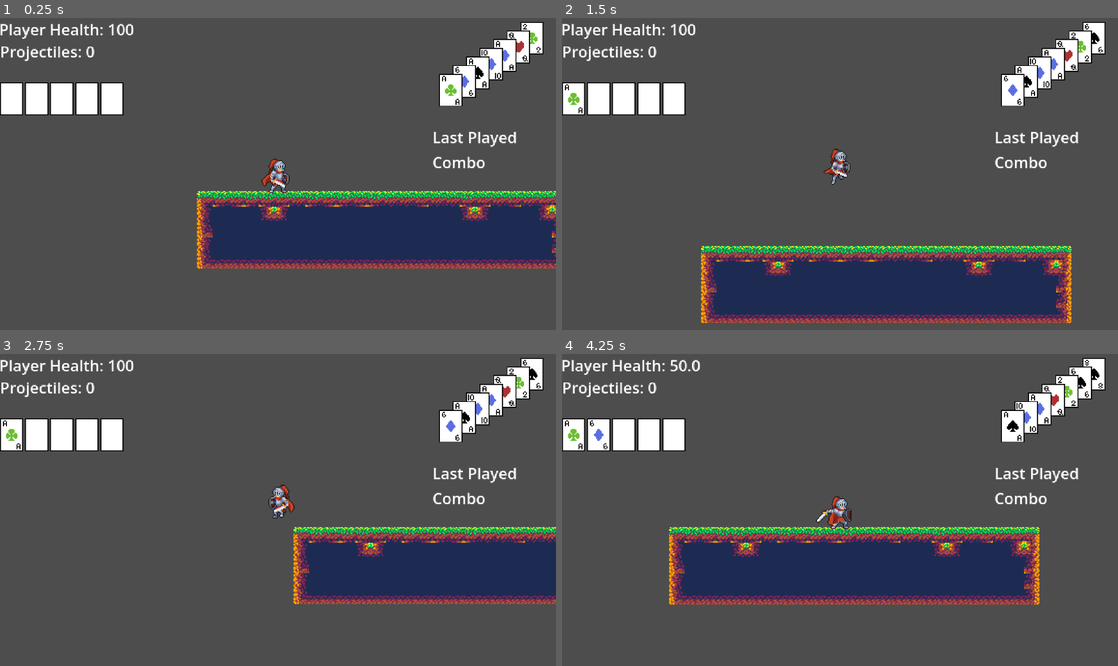
Above: before the commit, frames 1-4 (two rows, left to right).
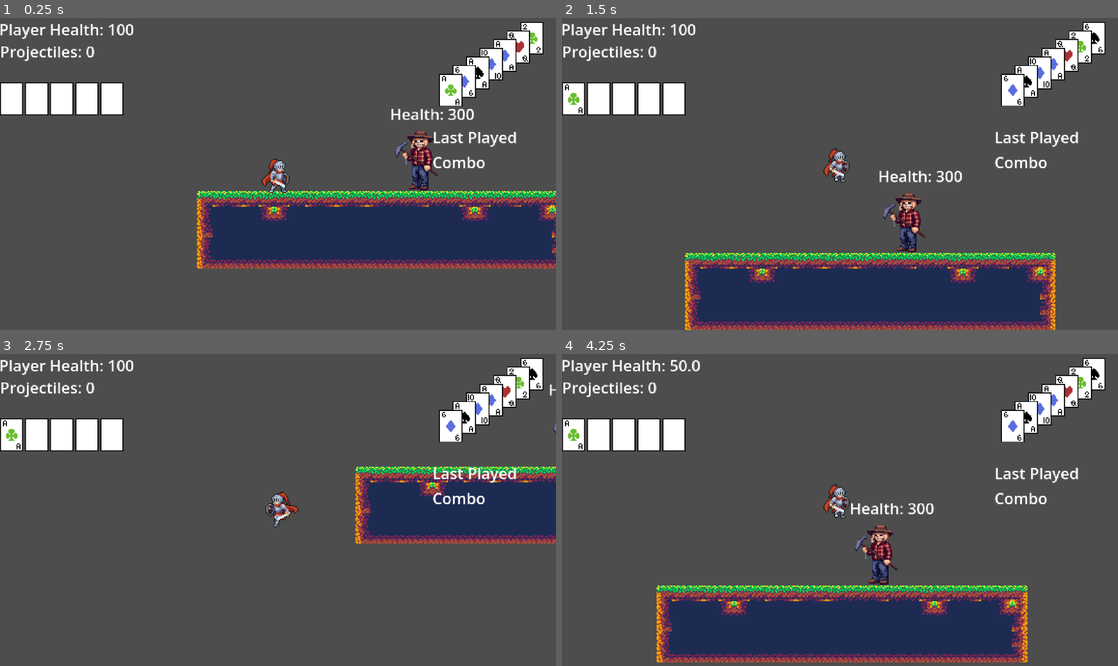
Above: after the commit, the same moments.

Repository: kli007/Bluff-All-In
Game: Godot game, scene res://main.tscn
The game is run twice, just before and just after one commit, with the same random seed, the same clock (stepped at 60 frames per second) and the same inputs.
Inputs:
- Up to frame 1 (0.25 s): no input
- Up to frame 2 (1.5 s): tap Enter (Showdown) at 0.5 s; hold D (Move_Right) from 0.53 s (still down); tap , (Attack) at 0.6 s; tap Space (Move_Jump) at 0.77 s; tap Shift (Burn) at 1.35 s
- Up to frame 3 (2.75 s): tap Space (Move_Jump) at 1.52 s; release D (Move_Right) at 2.03 s; hold A (Move_Left) from 2.03 s (still down); tap Caps Lock (Dash) at 2.1 s
- Up to frame 4 (4.25 s): release A (Move_Left) at 2.78 s; hold D (Move_Right) from 2.78 s (still down); tap . (Trick) at 2.85 s; tap Space (Move_Jump) at 3.02, 3.77 s; tap , (Attack) at 3.6 s

The runs differ from the first frame. In frame 1, 1.0% of the frame differs, in the area x 70-86%, y 28-56%; in frame 2, 11%; in frame 3, 18%; in frame 4, 30%, in the area x 5-98%, y 2-99%.

Commit message:
finished basic enemy and damages
finished the template enemy with health, added hurtbox for player and in attack animation. changed projectile to area 2d and reworked it's code to match.

Diff:
--- a/Enemy/enemyTemplate.tscn
+++ b/Enemy/enemyTemplate.tscn
@@ -1,6 +1,35 @@
 [gd_scene format=3 uid="uid://d12prubm8tkvv"]
 
 [ext_resource type="Script" uid="uid://d2l3fyyy71f83" path="res://Enemy/enemy_template.gd" id="1_yweyh"]
+[ext_resource type="Script" uid="uid://gxdj8l1ahlhk" path="res://Player/health.gd" id="2_xdilo"]
+[ext_resource type="Texture2D" uid="uid://c21ql7rvqyj60" path="res://Assets/Sprite/Enemy/scary-scarecrow-with-hoe-bba6.png" id="3_4edni"]
+
+[sub_resource type="RectangleShape2D" id="RectangleShape2D_5sqx0"]
+size = Vector2(58, 69)
 
 [node name="EnemyTemplate" type="CharacterBody2D" unique_id=688067766]
 script = ExtResource("1_yweyh")
+
+[node name="HealthManager" type="Node" parent="." unique_id=1670032901]
+script = ExtResource("2_xdilo")
+
+[node name="Sprite2D" type="Sprite2D" parent="." unique_id=233537534]
+texture = ExtResource("3_4edni")
+
+[node name="CollisionShape2D" type="CollisionShape2D" parent="." unique_id=6955810]
+position = Vector2(-1, -2)
+shape = SubResource("RectangleShape2D_5sqx0")
+
+[node name="HealthControl" type="Control" parent="." unique_id=1438825831]
+layout_mode = 3
+anchors_preset = 0
+offset_right = 40.0
+offset_bottom = 40.0
+
+[node name="HealthLabel" type="Label" parent="HealthControl" unique_id=255970598]
+layout_mode = 0
+offset_left = -30.0
+offset_top = -60.0
+offset_right = 29.0
+offset_bottom = -37.0
+horizontal_alignment = 1
--- a/Enemy/enemy_template.gd
+++ b/Enemy/enemy_template.gd
@@ -1,4 +1,16 @@
 extends CharacterBody2D
-
 const SPEED = 300.0
 const JUMP_VELOCITY = -400.0
+const MAX_HEALTH = 300
+
+@onready var hLabel = $HealthControl/HealthLabel
+@onready var health = $HealthManager
+
+func _ready() -> void:
+	health.health_changed.connect(_on_enemy_health_changed)
+	health.setMaxHealth(MAX_HEALTH)
+	hLabel.text = str("Health: ", MAX_HEALTH)
+
+
+func _on_enemy_health_changed() -> void:
+	hLabel.text = str("Health: ", health.health)
--- a/Player/Player.tscn
+++ b/Player/Player.tscn
@@ -9,13 +9,17 @@
 [sub_resource type="RectangleShape2D" id="RectangleShape2D_ptm0p"]
 size = Vector2(20, 29)
 
+[sub_resource type="RectangleShape2D" id="RectangleShape2D_5sqx0"]
+size = Vector2(20, 22.666668)
+
 [sub_resource type="Animation" id="Animation_dtqjt"]
 resource_name = "Attack_1"
-length = 0.625
-tracks/0/type = "value"
-tracks/0/imported = false
-tracks/0/enabled = true
-tracks/0/path = NodePath("Sprite2D:frame")
+length = 0.55
+step = 0.0
+tracks/0/type = "value"
+tracks/0/imported = false
+tracks/0/enabled = true
+tracks/0/path = NodePath("PlayerSprite:frame")
 tracks/0/interp = 1
 tracks/0/loop_wrap = true
 tracks/0/keys = {
@@ -23,6 +27,42 @@
 "transitions": PackedFloat32Array(1, 1, 1, 1, 1),
 "update": 1,
 "values": [12, 13, 14, 15, 16]
+}
+tracks/1/type = "value"
+tracks/1/imported = false
+tracks/1/enabled = true
+tracks/1/path = NodePath("Hurtbox/DamageCollision:disabled")
+tracks/1/interp = 1
+tracks/1/loop_wrap = true
+tracks/1/keys = {
+"times": PackedFloat32Array(0, 0.155, 0.5),
+"transitions": PackedFloat32Array(200, 200, 1),
+"update": 1,
+"values": [true, false, true]
+}
+tracks/2/type = "value"
+tracks/2/imported = false
+tracks/2/enabled = true
+tracks/2/path = NodePath("Hurtbox/DamageCollision:position")
+tracks/2/interp = 1
+tracks/2/loop_wrap = true
+tracks/2/keys = {
+"times": PackedFloat32Array(0, 0.15, 0.5),
+"transitions": PackedFloat32Array(200, 200, 1),
+"update": 0,
+"values": [Vector2(0, 0), Vector2(20, 4), Vector2(0, 0)]
+}
+tracks/3/type = "value"
+tracks/3/imported = false
+tracks/3/enabled = true
+tracks/3/path = NodePath("Hurtbox/DamageCollision:scale")
+tracks/3/interp = 1
+tracks/3/loop_wrap = true
+tracks/3/keys = {
+"times": PackedFloat32Array(0, 0.15, 0.5),
+"transitions": PackedFloat32Array(200, 200, 1),
+"update": 0,
+"values": [Vector2(1, 1), Vector2(1, 1.5), Vector2(1, 1)]
 }
 
 [sub_resource type="Animation" id="Animation_tdg3f"]
@@ -31,7 +71,7 @@
 tracks/0/type = "value"
 tracks/0/imported = false
 tracks/0/enabled = true
-tracks/0/path = NodePath("Sprite2D:frame")
+tracks/0/path = NodePath("PlayerSprite:frame")
 tracks/0/interp = 1
 tracks/0/loop_wrap = true
 tracks/0/keys = {
@@ -47,7 +87,7 @@
 tracks/0/type = "value"
 tracks/0/imported = false
 tracks/0/enabled = true
-tracks/0/path = NodePath("Sprite2D:frame")
+tracks/0/path = NodePath("PlayerSprite:frame")
 tracks/0/interp = 1
 tracks/0/loop_wrap = true
 tracks/0/keys = {
@@ -63,7 +103,7 @@
 tracks/0/type = "value"
 tracks/0/imported = false
 tracks/0/enabled = true
-tracks/0/path = NodePath("Sprite2D:frame")
+tracks/0/path = NodePath("PlayerSprite:frame")
 tracks/0/interp = 1
 tracks/0/loop_wrap = true
 tracks/0/keys = {
@@ -79,7 +119,7 @@
 tracks/0/type = "value"
 tracks/0/imported = false
 tracks/0/enabled = true
-tracks/0/path = NodePath("Sprite2D:frame")
+tracks/0/path = NodePath("PlayerSprite:frame")
 tracks/0/interp = 1
 tracks/0/loop_wrap = true
 tracks/0/keys = {
@@ -94,7 +134,7 @@
 tracks/0/type = "value"
 tracks/0/imported = false
 tracks/0/enabled = true
-tracks/0/path = NodePath("Sprite2D:frame")
+tracks/0/path = NodePath("PlayerSprite:frame")
 tracks/0/interp = 1
 tracks/0/loop_wrap = true
 tracks/0/keys = {
@@ -102,6 +142,42 @@
 "transitions": PackedFloat32Array(1),
 "update": 1,
 "values": [0]
+}
+tracks/1/type = "value"
+tracks/1/imported = false
+tracks/1/enabled = true
+tracks/1/path = NodePath("Hurtbox/DamageCollision:disabled")
+tracks/1/interp = 1
+tracks/1/loop_wrap = true
+tracks/1/keys = {
+"times": PackedFloat32Array(0),
+"transitions": PackedFloat32Array(1),
+"update": 1,
+"values": [true]
+}
+tracks/2/type = "value"
+tracks/2/imported = false
+tracks/2/enabled = true
+tracks/2/path = NodePath("Hurtbox/DamageCollision:position")
+tracks/2/interp = 1
+tracks/2/loop_wrap = true
+tracks/2/keys = {
+"times": PackedFloat32Array(0),
+"transitions": PackedFloat32Array(1),
+"update": 0,
+"values": [Vector2(0, 4)]
+}
+tracks/3/type = "value"
+tracks/3/imported = false
+tracks/3/enabled = true
+tracks/3/path = NodePath("Hurtbox/DamageCollision:scale")
+tracks/3/interp = 1
+tracks/3/loop_wrap = true
+tracks/3/keys = {
+"times": PackedFloat32Array(0),
+"transitions": PackedFloat32Array(1),
+"update": 0,
+"values": [Vector2(1, 1)]
 }
 
 [sub_resource type="AnimationLibrary" id="AnimationLibrary_e80uo"]
@@ -126,15 +202,23 @@
 [node name="ProjectileManager" type="Node" parent="." unique_id=1281690732]
 script = ExtResource("4_8g4oa")
 
-[node name="Sprite2D" type="Sprite2D" parent="." unique_id=2086113604]
+[node name="PlayerSprite" type="Sprite2D" parent="." unique_id=2086113604]
 texture = ExtResource("2_kpjcp")
 hframes = 12
 vframes = 10
 
-[node name="CollisionShape2D" type="CollisionShape2D" parent="." unique_id=448630971]
+[node name="PlayerCollision" type="CollisionShape2D" parent="." unique_id=448630971]
 position = Vector2(0, 3.5)
 shape = SubResource("RectangleShape2D_ptm0p")
 
+[node name="Hurtbox" type="Area2D" parent="." unique_id=910777301]
+
+[node name="DamageCollision" type="CollisionShape2D" parent="Hurtbox" unique_id=1685693537]
+position = Vector2(0, 4)
+shape = SubResource("RectangleShape2D_5sqx0")
+disabled = true
+debug_color = Color(0.86955327, 0.28923154, 0.5197506, 0.41960785)
+
 [node name="AnimationPlayer" type="AnimationPlayer" parent="." unique_id=1926398530]
 libraries/ = SubResource("AnimationLibrary_e80uo")
 
@@ -145,5 +229,6 @@
 
 [node name="TrickTimer" type="Timer" parent="." unique_id=1662899448]
 
+[connection signal="body_entered" from="Hurtbox" to="." method="_on_hurtbox_body_entered"]
 [connection signal="animation_finished" from="AnimationPlayer" to="." method="_on_animation_player_animation_finished"]
 [connection signal="timeout" from="DashTimer" to="." method="_on_dash_timer_timeout"]
--- a/Player/health.gd
+++ b/Player/health.gd
@@ -16,3 +16,7 @@
 func setHealth(newHealth: float) -> void:
 	var difference: float = newHealth - health
 	changeHealth(difference)
+
+func setMaxHealth(newMax: float) -> void:
+	maxHealth = newMax
+	health = maxHealth
--- a/Player/player.gd
+++ b/Player/player.gd
@@ -26,6 +26,7 @@
 const MAX_PLAYED_CARDS: int = 5
 const MAX_PEND_CARDS: int = 7
 const HEAL_BURN_MINIMUM: int = 2
+const SWORD_DAMAGE: float = 15.0
 
 var currentTrick: Dictionary = {'rank': '3', 'suit': ''}
 
@@ -67,9 +68,9 @@
 
 func flip_sprite() -> void:
 	if direction < 0:
-		$Sprite2D.flip_h = true
+		$PlayerSprite.flip_h = true
 	if direction > 0:
-		$Sprite2D.flip_h = false
+		$PlayerSprite.flip_h = false
 
 func setPendCard() -> void:
 	while CardData.checkSpace(pendNodes) and not deckNode.checkDeck():
@@ -111,6 +112,10 @@
 func _on_dash_timer_timeout() -> void:
 	isDashing = false
 	velocity.x = 0
+
+func _on_hurtbox_body_entered(body: Node2D) -> void:
+	if body is CharacterBody2D and body.name != 'Player':
+		body.health.changeHealth(-SWORD_DAMAGE)
 
 
 func controls(deltaTime: float) -> void:
--- a/Player/projectile.gd
+++ b/Player/projectile.gd
@@ -1,31 +1,23 @@
-extends CharacterBody2D
+extends Area2D
 
-var damage
-var speed: float = 350.0
+const DAMAGE: float = 10.0
+const SPEED: float = 350.0
 
-var direction: float
+var direction: Vector2
 var player: Node2D
 var projNode: Node
+var exceptionArray: Array
 
-func _ready():
-	add_collision_exception_with(player)
+func _ready() -> void:
+	exceptionArray.append(player)
+	for proj in projNode.get_children():
+		exceptionArray.append(proj)
 
-func _process(_delta: float):
-	for proj in projNode.get_children():
-		add_collision_exception_with(proj)
-
-	velocity.x = direction * speed
-	move_and_slide()
-	for i in get_slide_collision_count():
-			var collision = get_slide_collision(i)
-			if(collision.get_collider().has_method("decrementHealth")):
-				var _target = collision.get_collider()
-				#target.decrementHealth(damage)
-				#target.knockback(direction, 500, 0.1)
-			queue_free()
+func _physics_process(delta: float) -> void:
+	position += direction * SPEED * delta
 
 func lock_on_to_player(player_dir: float, playerNode:Node2D, projectileNode:Node):
-	direction = player_dir
+	direction = Vector2(cos(deg_to_rad(player_dir)), sin(deg_to_rad(player_dir)))
 	player = playerNode
 	projNode = projectileNode
 
@@ -33,3 +25,11 @@
 func _on_visible_on_screen_notifier_2d_screen_exited() -> void:
 	#print('removed')
 	queue_free()
+
+
+func _on_body_entered(body: Node2D) -> void:
+	if exceptionArray.has(body):
+		return
+	elif body is CharacterBody2D:
+		body.health.changeHealth(-DAMAGE)
+		queue_free()
--- a/Player/projectile.tscn
+++ b/Player/projectile.tscn
@@ -5,7 +5,7 @@
 
 [sub_resource type="RectangleShape2D" id="RectangleShape2D_5sqx0"]
 
-[node name="Projectile" type="CharacterBody2D" unique_id=37306840]
+[node name="Projectile" type="Area2D" unique_id=1628043726]
 script = ExtResource("1_7k6uo")
 
 [node name="Sprite2D" type="Sprite2D" parent="." unique_id=1030241480]
@@ -17,4 +17,5 @@
 [node name="VisibleOnScreenNotifier2D" type="VisibleOnScreenNotifier2D" parent="." unique_id=1185933287]
 rect = Rect2(-6, -6, 12, 12)
 
+[connection signal="body_entered" from="." to="." method="_on_body_entered"]
 [connection signal="screen_exited" from="VisibleOnScreenNotifier2D" to="." method="_on_visible_on_screen_notifier_2d_screen_exited"]
--- a/Save/savegame.tres
+++ b/Save/savegame.tres
@@ -4,37 +4,36 @@
 
 [resource]
 script = ExtResource("1_seo37")
-player_health = 50.0
-player_location = Vector2(107.23987, 36.956413)
-current_deck = ["Hearts4", "Hearts3", "ClubsK", "ClubsA", "Spades5", "Diamonds2", "Diamonds10", "Diamonds7", "Hearts8", "Spades10", "Diamonds3", "HeartsA", "SpadesQ", "Clubs3", "DiamondsQ", "Spades3", "DiamondsJ", "Clubs7", "Hearts9", "Clubs5", "Spades4"]
+player_location = Vector2(134.92487, 36.99969)
+current_deck = ["ClubsQ", "Clubs10", "Hearts5", "Clubs7", "Spades3", "Spades7", "DiamondsJ", "Hearts7", "Spades2", "ClubsA", "Clubs3", "Diamonds3", "ClubsK", "Diamonds2", "HeartsJ", "Diamonds8", "Spades8", "DiamondsQ", "Hearts6", "Diamonds9", "Clubs8", "HeartsQ"]
 pend_cards = [{
-"rank": "7",
+"rank": "6",
+"suit": "Spades"
+}, {
+"rank": "4",
+"suit": "Spades"
+}, {
+"rank": "6",
+"suit": "Diamonds"
+}, {
+"rank": "J",
+"suit": "Spades"
+}, {
+"rank": "4",
+"suit": "Clubs"
+}, {
+"rank": "9",
+"suit": "Spades"
+}, {
+"rank": "A",
+"suit": "Diamonds"
+}]
+played_cards = [{
+"rank": "K",
 "suit": "Hearts"
 }, {
-"rank": "A",
-"suit": "Spades"
-}, {
-"rank": "J",
-"suit": "Hearts"
-}, {
-"rank": "2",
-"suit": "Spades"
-}, {
-"rank": "9",
-"suit": "Diamonds"
-}, {
-"rank": "7",
-"suit": "Spades"
-}, {
-"rank": "J",
+"rank": "5",
 "suit": "Clubs"
-}]
-played_cards = [{
-"rank": "",
-"suit": ""
-}, {
-"rank": "",
-"suit": ""
 }, {
 "rank": "",
 "suit": ""
--- a/main.tscn
+++ b/main.tscn
@@ -5,6 +5,7 @@
 [ext_resource type="PackedScene" uid="uid://d20v3s7mqbsg5" path="res://Player/Player.tscn" id="2_0xm2m"]
 [ext_resource type="PackedScene" uid="uid://bc4g2w3j8inqx" path="res://Cards/PlayedCards.tscn" id="3_1bvp3"]
 [ext_resource type="PackedScene" uid="uid://ce7wj45lpekfs" path="res://Cards/PendCards.tscn" id="3_h2yge"]
+[ext_resource type="PackedScene" uid="uid://d12prubm8tkvv" path="res://Enemy/enemyTemplate.tscn" id="4_kek77"]
 [ext_resource type="Script" uid="uid://bupjwinwws13a" path="res://Player/player_health.gd" id="5_7mycd"]
 [ext_resource type="Script" uid="uid://vqjxie4pbklg" path="res://player_projectiles.gd" id="6_272bh"]
 [ext_resource type="Script" uid="uid://c78x4guohu2ek" path="res://player_combo.gd" id="8_5vw27"]
@@ -20,6 +21,9 @@
 
 [node name="RemoteTransform2D" type="RemoteTransform2D" parent="Player" unique_id=226148389]
 remote_path = NodePath("../../Camera2D")
+
+[node name="EnemyTemplate" parent="." unique_id=688067766 instance=ExtResource("4_kek77")]
+position = Vector2(245, 23)
 
 [node name="Camera2D" type="Camera2D" parent="." unique_id=919362061]
 position = Vector2(99, 16)
Binary file added: Assets/Sprite/Enemy/scary-scarecrow-with-hoe-bba6.png
Not shown, added: Assets/Sprite/Enemy/scary-scarecrow-with-hoe-bba6.png.import
